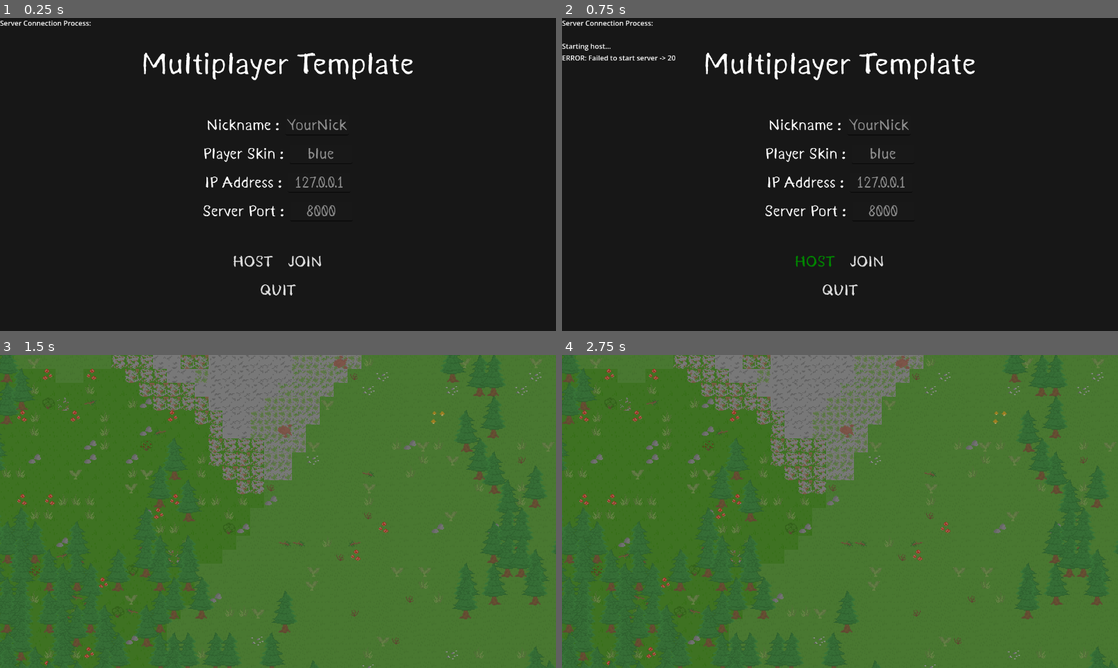
Above: before the commit, frames 1-4 (two rows, left to right).
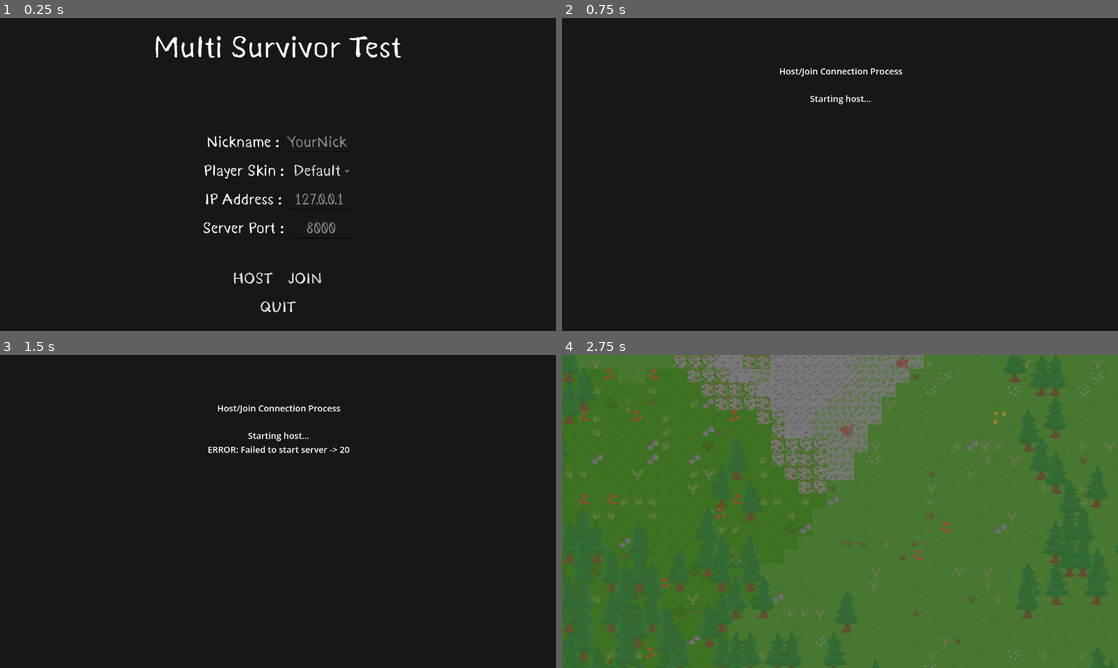
Above: after the commit, the same moments.

Repository: darthchicken4/MultiSurvivor
Game: Godot game, scene res://scenes/level/level.tscn
The game is run twice, just before and just after one commit, with the same random seed, the same clock (stepped at 60 frames per second) and the same inputs.
Inputs (mouse positions are in pixels of both pictures, inside the frame that each line leads up to):
- Up to frame 1 (0.25 s): no input
- Up to frame 2 (0.75 s): click "HOST" at 0.5 s
- Up to frame 3 (1.5 s): click (305, 599) at 1.25 s, where only the run before the commit has a clickable "JOIN"
- Up to frame 4 (2.75 s): tap Enter at 2 s; move the mouse to (962, 495) at 2.02 s; hold D (move_right) from 2.03 s (still down); hold Shift (shift) from 2.03 s (still down); click (962, 495) at 2.17 s

The runs differ from the first frame. In frame 1, 4.9% of the frame differs, in the area x 0-75%, y 0-94%; in frame 2, 3.1%; in frame 3, 100%, in the area x 0-100%, y 0-100%; in frame 4, nothing differs.

Commit message:
UI Bugfixes, Menu Debug Imrpovement,

Diff:
--- a/Godot2DSurvivalMultiplayer/project.godot
+++ b/Godot2DSurvivalMultiplayer/project.godot
@@ -18,7 +18,7 @@
 config/description="This is a foundational template for a 3D multiplayer game, developed in Godot Engine."
 config/tags=PackedStringArray("3d", "network")
 run/main_scene="res://scenes/level/level.tscn"
-config/features=PackedStringArray("4.6", "Forward Plus")
+config/features=PackedStringArray("4.7", "Forward Plus")
 config/icon="res://icon.png"
 
 [autoload]
--- a/Godot2DSurvivalMultiplayer/scenes/level/border_gen.gd
+++ b/Godot2DSurvivalMultiplayer/scenes/level/border_gen.gd
@@ -12,7 +12,7 @@
 	# Bottom + Top borders
 	for x in range(-1, w + 1):
 		border_map.set_cell(
-			Vector2i(x - offset_x, h - offset_y + 1),
+			Vector2i(x - offset_x, h - offset_y),
 			0,
 			Vector2i(0, 0)
 		)
@@ -26,7 +26,7 @@
 	# Left + Right borders
 	for y in range(h):
 		border_map.set_cell(
-			Vector2i(w - offset_x + 1, y - offset_y),
+			Vector2i(w - offset_x, y - offset_y),
 			0,
 			Vector2i(0, 0)
 		)
--- a/Godot2DSurvivalMultiplayer/scenes/level/player.tscn
+++ b/Godot2DSurvivalMultiplayer/scenes/level/player.tscn
@@ -49,7 +49,7 @@
 "duration": 1.0,
 "texture": ExtResource("2_eaoru")
 }],
-"loop": true,
+"loop": 1,
 "name": &"idle",
 "speed": 5.0
 }, {
@@ -63,7 +63,7 @@
 "duration": 1.0,
 "texture": SubResource("AtlasTexture_o0o36")
 }],
-"loop": true,
+"loop": 1,
 "name": &"walk",
 "speed": 3.0
 }]
@@ -90,6 +90,7 @@
 "
 label_settings = SubResource("LabelSettings_pe35h")
 horizontal_alignment = 1
+metadata/_edit_use_anchors_ = true
 
 [node name="MultiplayerSynchronizer" type="MultiplayerSynchronizer" parent="." unique_id=1005274895]
 replication_config = SubResource("SceneReplicationConfig_wb3a5")
@@ -120,7 +121,7 @@
 offset_right = 5.0
 offset_bottom = -47.0
 
-[node name="InteractMenu" parent="." unique_id=1928950980 instance=ExtResource("7_pnmcy")]
+[node name="InteractMenu" parent="." unique_id=323687298 instance=ExtResource("7_pnmcy")]
 visible = false
 offset_left = -595.0
 offset_top = -263.0
--- a/Godot2DSurvivalMultiplayer/scenes/ui/StatsUI.tscn
+++ b/Godot2DSurvivalMultiplayer/scenes/ui/StatsUI.tscn
@@ -72,6 +72,7 @@
 offset_bottom = -50.0
 grow_horizontal = 2
 grow_vertical = 0
+mouse_filter = 2
 theme_override_styles/background = SubResource("StyleBoxFlat_8knpq")
 theme_override_styles/fill = SubResource("StyleBoxFlat_05eww")
 value = 70.0
@@ -86,6 +87,7 @@
 offset_right = 21.5
 offset_bottom = 36.0
 scale = Vector2(0.5, 0.5)
+mouse_filter = 2
 texture = SubResource("AtlasTexture_rxyp5")
 
 [node name="Hunger" type="ProgressBar" parent="Control" unique_id=1742788002]
@@ -101,6 +103,7 @@
 offset_bottom = -50.0
 grow_horizontal = 2
 grow_vertical = 0
+mouse_filter = 2
 theme_override_styles/background = SubResource("StyleBoxFlat_lymms")
 theme_override_styles/fill = SubResource("StyleBoxFlat_oiuge")
 value = 70.0
@@ -114,6 +117,7 @@
 offset_right = 18.0
 offset_bottom = 37.0
 scale = Vector2(0.5, 0.5)
+mouse_filter = 2
 texture = SubResource("AtlasTexture_pcnew")
 
 [node name="Health" type="ProgressBar" parent="Control" unique_id=311890757]
@@ -129,6 +133,7 @@
 offset_bottom = -65.0
 grow_horizontal = 2
 grow_vertical = 0
+mouse_filter = 2
 theme_override_styles/background = SubResource("StyleBoxFlat_g0xps")
 theme_override_styles/fill = SubResource("StyleBoxFlat_mtpfn")
 value = 70.0
@@ -142,6 +147,7 @@
 offset_right = 16.0
 offset_bottom = 33.0
 scale = Vector2(0.5, 0.5)
+mouse_filter = 2
 texture = SubResource("AtlasTexture_wvan6")
 
 [node name="DamageIndicator" type="ProgressBar" parent="Control" unique_id=2033534065]
@@ -158,6 +164,7 @@
 offset_bottom = -65.0
 grow_horizontal = 2
 grow_vertical = 0
+mouse_filter = 2
 theme_override_styles/background = SubResource("StyleBoxEmpty_sq71o")
 theme_override_styles/fill = SubResource("StyleBoxFlat_dsacm")
 value = 90.0
--- a/Godot2DSurvivalMultiplayer/scenes/ui/interact_menu.tscn
+++ b/Godot2DSurvivalMultiplayer/scenes/ui/interact_menu.tscn
@@ -3,6 +3,9 @@
 [ext_resource type="Script" uid="uid://u51jqn5uvvtg" path="res://scenes/ui/interact_menu.gd" id="1_lc2fh"]
 
 [sub_resource type="StyleBoxEmpty" id="StyleBoxEmpty_lksr3"]
+
+[sub_resource type="StyleBoxEmpty" id="StyleBoxEmpty_n82vp"]
+content_margin_left = 10.0
 
 [node name="InteractMenu" type="Control" unique_id=1928950980]
 layout_mode = 3
@@ -14,9 +17,13 @@
 grow_horizontal = 2
 grow_vertical = 2
 scale = Vector2(0.36, 0.75)
+mouse_filter = 2
+mouse_default_cursor_shape = 1
 script = ExtResource("1_lc2fh")
 
 [node name="Panel" type="Panel" parent="." unique_id=1203900582]
+modulate = Color(1, 1, 1, 0.827451)
+self_modulate = Color(1, 1, 1, 0.6117647)
 layout_mode = 1
 anchors_preset = 8
 anchor_left = 0.5
@@ -30,6 +37,7 @@
 grow_horizontal = 2
 grow_vertical = 2
 scale = Vector2(1, 0.5)
+mouse_filter = 2
 
 [node name="MarginContainer" type="MarginContainer" parent="Panel" unique_id=987653296]
 layout_mode = 1
@@ -42,6 +50,7 @@
 offset_bottom = -2.0
 grow_horizontal = 2
 grow_vertical = 2
+mouse_filter = 2
 theme_override_constants/margin_left = 10
 theme_override_constants/margin_top = 10
 theme_override_constants/margin_right = 10
@@ -49,11 +58,16 @@
 
 [node name="VBoxContainer" type="VBoxContainer" parent="Panel/MarginContainer" unique_id=919183147]
 layout_mode = 2
+mouse_filter = 2
 
 [node name="InspectButton" type="Button" parent="Panel/MarginContainer/VBoxContainer" unique_id=1359939131]
 layout_mode = 2
+theme_override_colors/font_color = Color(1, 1, 1, 1)
+theme_override_colors/font_focus_color = Color(0.4571107, 0.45711082, 0.45711178, 1)
+theme_override_colors/font_hover_color = Color(0.6052743, 0.6052744, 0.6052742, 1)
 theme_override_font_sizes/font_size = 20
 theme_override_styles/normal = SubResource("StyleBoxEmpty_lksr3")
+theme_override_styles/hover = SubResource("StyleBoxEmpty_n82vp")
 text = "Inspect
 "
 alignment = 0
@@ -66,3 +80,6 @@
 offset_bottom = 66.333336
 theme_override_font_sizes/font_size = 15
 text = "objectname"
+
+[connection signal="focus_entered" from="Panel" to="Panel/MarginContainer/VBoxContainer/InspectButton" method="_on_panel_focus_entered"]
+[connection signal="pressed" from="Panel/MarginContainer/VBoxContainer/InspectButton" to="Panel/MarginContainer/VBoxContainer/InspectButton" method="_on_pressed"]
--- a/Godot2DSurvivalMultiplayer/scenes/ui/inventory_ui.tscn
+++ b/Godot2DSurvivalMultiplayer/scenes/ui/inventory_ui.tscn
@@ -10,9 +10,11 @@
 anchor_bottom = 1.0
 grow_horizontal = 2
 grow_vertical = 2
+mouse_filter = 2
 script = ExtResource("1_h7x4v")
 
 [node name="Panel" type="Panel" parent="." unique_id=1096998955]
+visible = false
 layout_mode = 1
 anchors_preset = 8
 anchor_left = 0.5
@@ -103,10 +105,12 @@
 
 [node name="HotbarPanel" type="Panel" parent="." unique_id=1248992317]
 layout_mode = 0
-offset_left = 495.0
-offset_top = 638.0
-offset_right = 785.0
-offset_bottom = 718.0
+anchor_left = 0.38671875
+anchor_top = 0.88611114
+anchor_right = 0.61328125
+anchor_bottom = 0.99722224
+mouse_filter = 2
+metadata/_edit_use_anchors_ = true
 
 [node name="MarginContainer" type="MarginContainer" parent="HotbarPanel" unique_id=1028365177]
 layout_mode = 1
@@ -115,6 +119,7 @@
 anchor_bottom = 1.0
 grow_horizontal = 2
 grow_vertical = 2
+mouse_filter = 2
 theme_override_constants/margin_left = 10
 theme_override_constants/margin_top = 10
 theme_override_constants/margin_right = 10
@@ -122,3 +127,4 @@
 
 [node name="HBoxContainer" type="HBoxContainer" parent="HotbarPanel/MarginContainer" unique_id=1022022842]
 layout_mode = 2
+mouse_filter = 2
--- a/Godot2DSurvivalMultiplayer/scenes/ui/main_menu_ui.tscn
+++ b/Godot2DSurvivalMultiplayer/scenes/ui/main_menu_ui.tscn
@@ -7,6 +7,7 @@
 color = Color(0, 0, 0, 0)
 
 [node name="MainMenuUI" type="Control" unique_id=1347530881]
+z_index = 3
 layout_mode = 3
 anchors_preset = 15
 anchor_right = 1.0
@@ -43,13 +44,14 @@
 size_flags_vertical = 0
 theme_override_fonts/font = ExtResource("1_font")
 theme_override_font_sizes/font_size = 70
-text = "Multiplayer Template"
+text = "Multi Survivor Test
+"
 
 [node name="MainMenu" type="VBoxContainer" parent="MainContainer" unique_id=357974246]
+layout_mode = 2
+size_flags_horizontal = 4
+size_flags_vertical = 4
 layout_direction = 1
-layout_mode = 2
-size_flags_horizontal = 4
-size_flags_vertical = 4
 theme_override_constants/separation = 20
 alignment = 1
 
@@ -91,14 +93,18 @@
 theme_override_font_sizes/font_size = 35
 text = "Player Skin : "
 
-[node name="SkinInput" type="LineEdit" parent="MainContainer/MainMenu/Option2" unique_id=682767322]
-layout_mode = 2
-size_flags_horizontal = 4
-theme_override_fonts/font = ExtResource("1_font")
-theme_override_font_sizes/font_size = 35
-placeholder_text = "blue"
-alignment = 1
-expand_to_text_length = true
+[node name="SkinInput" type="OptionButton" parent="MainContainer/MainMenu/Option2" unique_id=1301554944]
+layout_mode = 2
+size_flags_horizontal = 4
+theme_override_fonts/font = ExtResource("1_font")
+theme_override_font_sizes/font_size = 35
+alignment = 1
+selected = 0
+allow_reselect = true
+search_bar_enabled = true
+item_count = 1
+popup/item_0/text = "Default"
+popup/item_0/id = 0
 
 [node name="Option3" type="HBoxContainer" parent="MainContainer/MainMenu" unique_id=1636019051]
 layout_mode = 2
@@ -186,17 +192,24 @@
 flat = true
 
 [node name="VBoxContainer" type="VBoxContainer" parent="." unique_id=1782355724]
+visible = false
 layout_mode = 1
-offset_right = 1280.0
-offset_bottom = 49.0
+offset_left = 2.0
+offset_top = 108.0
+offset_right = 1282.0
+offset_bottom = 157.0
+alignment = 1
 
 [node name="Title" type="Label" parent="VBoxContainer" unique_id=1806708103]
 z_index = 1
 layout_mode = 2
-size_flags_horizontal = 0
-text = "Server Connection Process:
+size_flags_horizontal = 4
+theme_override_font_sizes/font_size = 20
+text = "Host/Join Connection Process
 "
+horizontal_alignment = 1
 
 [connection signal="pressed" from="MainContainer/MainMenu/Buttons/Host" to="." method="_on_host_pressed"]
+[connection signal="pressed" from="MainContainer/MainMenu/Buttons/Host" to="MainContainer/MainMenu/Buttons/Host" method="_on_pressed"]
 [connection signal="pressed" from="MainContainer/MainMenu/Buttons/Join" to="." method="_on_join_pressed"]
 [connection signal="pressed" from="MainContainer/MainMenu/Option4/Quit" to="." method="_on_quit_pressed"]
--- a/Godot2DSurvivalMultiplayer/scripts/autoloads/network.gd
+++ b/Godot2DSurvivalMultiplayer/scripts/autoloads/network.gd
@@ -25,6 +25,7 @@
 	if DEBUG_NETWORK:
 		print("[Network] ", msg)
 	debug_message.emit(msg)
+
 
 
 func _process(_delta):
@@ -42,28 +43,34 @@
 	multiplayer.peer_disconnected.connect(_on_player_disconnected)
 	multiplayer.peer_connected.connect(_on_player_connected)
 	multiplayer.connected_to_server.connect(_on_connected_ok)
-
+func step_pause():
+	await get_tree().create_timer(0.1).timeout
 
 func start_host(nickname: String, skin_color_str: String):
 	dprint("Starting host...")
+	await step_pause()
 
 	var peer = ENetMultiplayerPeer.new()
 	var error = peer.create_server(SERVER_PORT, MAX_PLAYERS)
 
 	if error:
 		dprint("ERROR: Failed to start server -> " + str(error))
+		await step_pause()
 		return error
 
 	multiplayer.multiplayer_peer = peer
 	dprint("Server started on port " + str(SERVER_PORT))
+	await step_pause()
 
 	if !nickname or nickname.strip_edges() == "":
 		nickname = "Host_" + str(multiplayer.get_unique_id())
+		await step_pause()
 
 	player_info["nick"] = nickname
 	player_info["skin"] = skin_str_to_e(skin_color_str)
 
 	dprint("Host player_info set: " + str(player_info))
+	await step_pause()
 
 	# Try to open the port automatically so remote friends can join
 	# without touching their/your router settings manually.
@@ -71,10 +78,12 @@
 
 	if DisplayServer.get_name() == "headless":
 		dprint("Headless mode: skipping host local spawn")
+		await step_pause()
 		return
 
 	players[1] = player_info
 	dprint("Emitting host player_connected (id=1)")
+	await step_pause()
 	player_connected.emit(1, player_info)
 
 
@@ -84,11 +93,13 @@
 	var discover_result := upnp.discover()
 	if discover_result != UPNP.UPNP_RESULT_SUCCESS:
 		dprint("UPnP discovery failed (code %d) - router may not support it" % discover_result)
+		await step_pause()
 		upnp_setup_done.emit(false, "")
 		return
 
 	if upnp.get_gateway() == null or !upnp.get_gateway().is_valid_gateway():
 		dprint("UPnP: no valid gateway found - UPnP may be disabled on your router, or you're behind CGNAT")
+		await step_pause()
 		upnp_setup_done.emit(false, "")
 		return
 
@@ -96,6 +107,7 @@
 	var map_result := upnp.add_port_mapping(SERVER_PORT, SERVER_PORT, "GodotMultiplayer", "UDP")
 	if map_result != UPNP.UPNP_RESULT_SUCCESS:
 		dprint("UPnP port mapping failed (code %d)" % map_result)
+		await step_pause()
 		upnp_setup_done.emit(false, "")
 		return
 
@@ -104,10 +116,12 @@
 
 	if external_ip == "":
 		dprint("UPnP mapping succeeded but couldn't read external IP")
+		await step_pause()
 		upnp_setup_done.emit(false, "")
 		return
 
 	dprint("UPnP success! Share this address with friends: " + external_ip)
+	await step_pause()
 	upnp_setup_done.emit(true, external_ip)
 
 
@@ -120,16 +134,19 @@
 
 func join_game(nickname: String, skin_color_str: String, address: String = SERVER_ADDRESS, port: int = SERVER_PORT):
 	dprint("Joining game at " + address)
+	await step_pause()
 
 	var peer = ENetMultiplayerPeer.new()
 	var error = peer.create_client(address, port)
 
 	if error:
 		dprint("ERROR: Failed to join -> " + str(error))
+		await step_pause()
 		return error
 
 	multiplayer.multiplayer_peer = peer
 	dprint("Client connecting...")
+	await step_pause()
 
 	if !nickname or nickname.strip_edges() == "":
 		nickname = "Player_" + str(multiplayer.get_unique_id())
@@ -140,6 +157,7 @@
 	player_info["skin"] = skin_enum
 
 	dprint("Client local player_info set: " + str(player_info))
+	await step_pause()
 
 
 func _on_connected_ok():
--- a/Godot2DSurvivalMultiplayer/scripts/main_menu_ui.gd
+++ b/Godot2DSurvivalMultiplayer/scripts/main_menu_ui.gd
@@ -4,8 +4,9 @@
 signal host_pressed(nickname: String, skin: String)
 signal join_pressed(nickname: String, skin: String, address: String)
 signal quit_pressed
-
-@onready var skin_input: LineEdit = $MainContainer/MainMenu/Option2/SkinInput
+@onready var main_container: VBoxContainer = $MainContainer
+@onready var debug_container: VBoxContainer = $VBoxContainer
+@onready var skin_input: OptionButton = $MainContainer/MainMenu/Option2/SkinInput
 @onready var nick_input: LineEdit = $MainContainer/MainMenu/Option1/NickInput
 @onready var address_input: LineEdit = $MainContainer/MainMenu/Option3/AddressInput
 
@@ -14,15 +15,24 @@
 	pass
 
 func _on_host_pressed():
+	main_container.visible = false
+	debug_container.visible = true
+	await get_tree().create_timer(0.1).timeout
 	var nickname = nick_input.text.strip_edges()
 	var skin = skin_input.text.strip_edges().to_lower()
 	host_pressed.emit(nickname, skin)
 
+
+
 func _on_join_pressed():
+	main_container.visible = false
+	debug_container.visible = true
+	await get_tree().create_timer(0.1).timeout
 	var nickname = nick_input.text.strip_edges()
 	var skin = skin_input.text.strip_edges().to_lower()
 	var address = address_input.text.strip_edges()
 	join_pressed.emit(nickname, skin, address)
+
 
 func _on_quit_pressed():
 	quit_pressed.emit()
--- a/Godot2DSurvivalMultiplayer/scripts/player.gd
+++ b/Godot2DSurvivalMultiplayer/scripts/player.gd
@@ -195,6 +195,7 @@
 	elif event is InputEventKey and event.pressed and event.keycode == KEY_F2:
 		_debug_print_inventory()
 	elif event is InputEventMouseButton:
+		print(get_viewport().gui_get_hovered_control())
 		if event.button_index == MOUSE_BUTTON_RIGHT and event.pressed:
 
 			# Don't open another menu if one is already open
